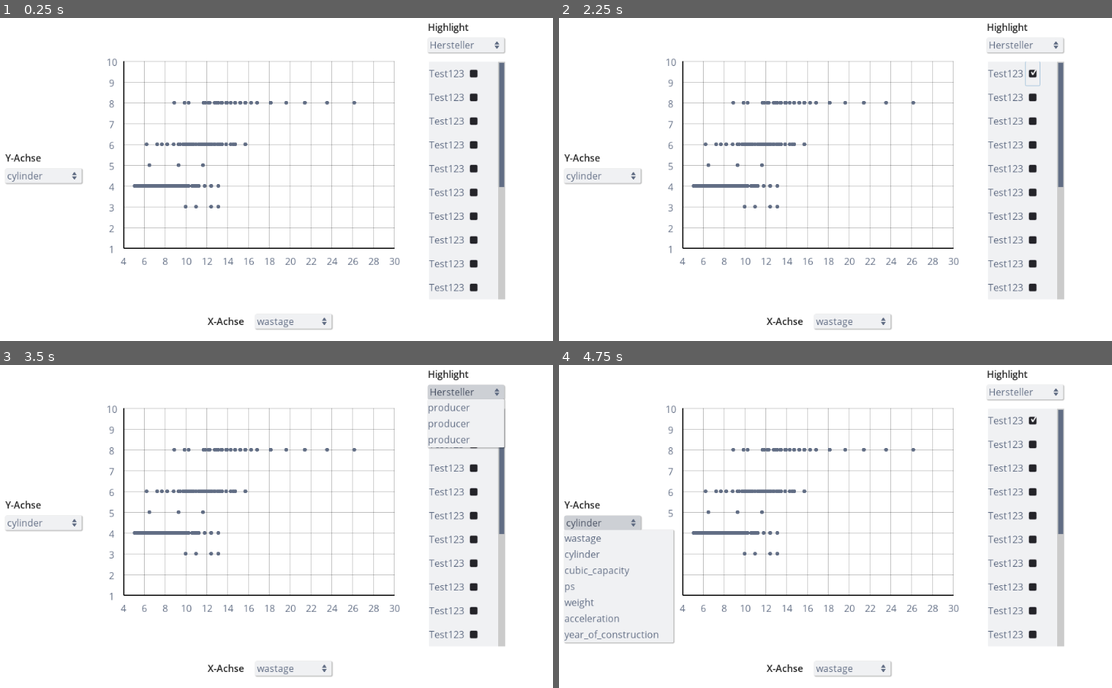
Above: before the commit, frames 1-4 (two rows, left to right).
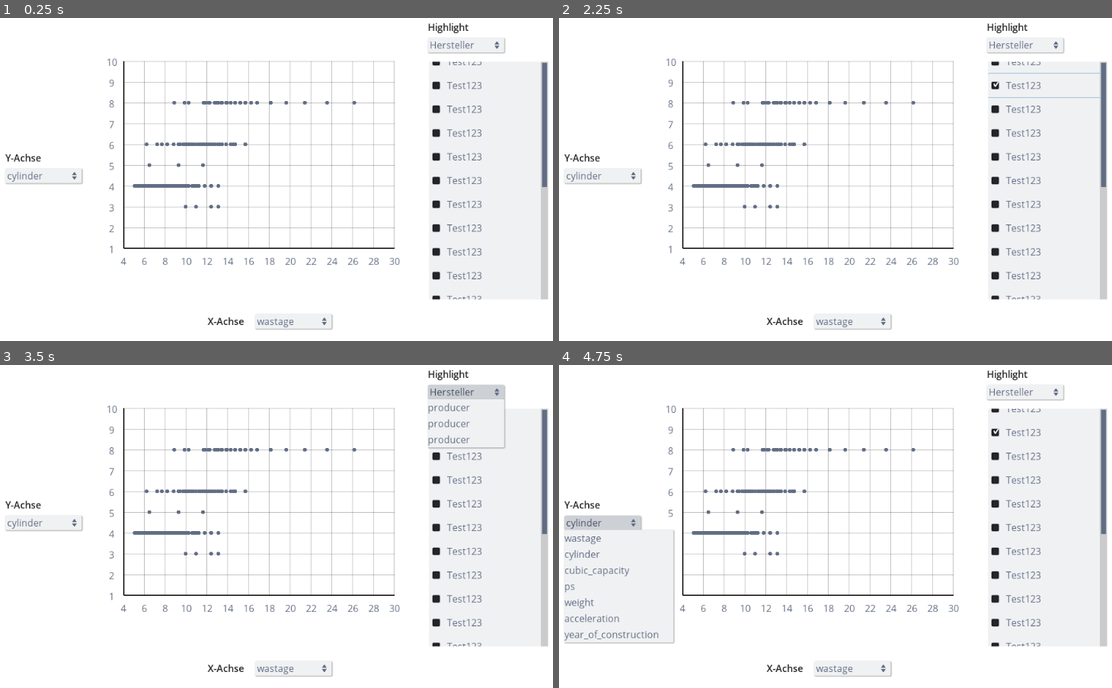
Above: after the commit, the same moments.

Repository: nevs-devs/cars
Game: Godot game, scene res://Main.tscn
Same seed, same stepped clock (60 frames per second), same inputs: the game is played once before the commit and once after it.
Inputs (mouse positions are in pixels of both pictures, inside the frame that each line leads up to):
- Up to frame 1 (0.25 s): no input
- Up to frame 2 (2.25 s): click (1034, 72) at 0.52 s; click "wastage" at 1.25 s; click "cylinder" at 2 s
- Up to frame 3 (3.5 s): click "Hersteller" at 2.75 s
- Up to frame 4 (4.75 s): click "wastage" at 3.5 s; click "cylinder" at 4.25 s

The runs differ from the first frame. In frame 1, 4.0% of the frame differs, in the area x 77-100%, y 13-88%; in frame 2, 4.0%; in frame 3, 3.5%; in frame 4, 4.0%.

Commit message:
checklistitems adjusted

Diff:
--- a/CheckListItem.tscn
+++ b/CheckListItem.tscn
@@ -8,26 +8,30 @@
 [node name="Control" type="Control"]
 anchor_right = 1.0
 anchor_bottom = 1.0
+margin_right = -824.0
+margin_bottom = -560.0
 __meta__ = {
 "_edit_use_anchors_": false
 }
 
-[node name="HBoxContainer" type="HBoxContainer" parent="."]
-margin_right = 128.0
-margin_bottom = 40.0
+[node name="Label" type="Label" parent="."]
+anchor_top = 0.5
+anchor_bottom = 0.5
+margin_left = 30.0
+margin_top = -20.0
+margin_right = 89.0
+margin_bottom = 20.0
+custom_fonts/font = SubResource( 1 )
+custom_colors/font_color = Color( 0.384314, 0.431373, 0.521569, 1 )
+text = "Test123"
+valign = 1
 __meta__ = {
 "_edit_use_anchors_": false
 }
 
-[node name="Label" type="Label" parent="HBoxContainer"]
-margin_top = 8.0
-margin_right = 59.0
-margin_bottom = 31.0
-custom_fonts/font = SubResource( 1 )
-custom_colors/font_color = Color( 0.384314, 0.431373, 0.521569, 1 )
-text = "Test123"
-
-[node name="CheckBox" type="CheckBox" parent="HBoxContainer"]
-margin_left = 63.0
-margin_right = 87.0
-margin_bottom = 40.0
+[node name="CheckBox" type="CheckBox" parent="."]
+anchor_top = 0.5
+anchor_bottom = 0.5
+margin_top = -20.0
+margin_right = 200.0
+margin_bottom = 20.0
--- a/Main.tscn
+++ b/Main.tscn
@@ -122,7 +122,7 @@
 [node name="ScrollContainer" type="ScrollContainer" parent="."]
 margin_left = 762.0
 margin_top = 130.0
-margin_right = 890.0
+margin_right = 962.0
 margin_bottom = 530.0
 theme = ExtResource( 3 )
 __meta__ = {
